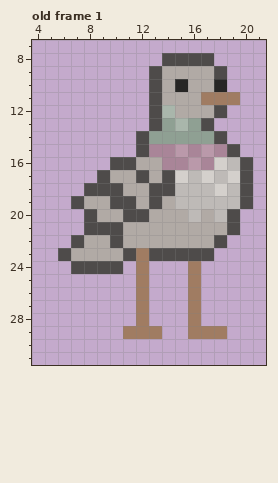
Pixel-art file, stored at assets/sprite_pigeon.aseprite. The picture above was drawn from the file before the commit.
32x32 pixels, 1 frame. Shown: old frame 1: x 4..21, y 7..31. The commit also changed other frames, which this record leaves out.
Now the later version:
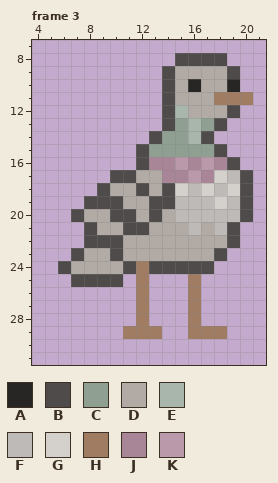
Palette (. is transparent): A #272625  B #4e4b4a  C #8fa093  D #b1aaa5  E #a9b6ab  F #bebab7  G #d4d0cc  H #a07c62  J #a98598  K #ba99aa
A new or re-ordered frame is compared with the old frame closest to it.
What changed:
frames 1 -> 4
Changed rows in their new state; - is an unchanged pixel.
Frame 3 is new; against old frame 1:
first column x 6:
 8 --------.---B--
 9 -------.B---DB-
10 -------.BDA-DA-
11 -------.B--D--H
12 -------.BE--DB-
13 -------.BCECB--
14 ------.B--EB.--
15 -------CCCCCB.-
16 ----..BJ-KJKJB.
17 ---.BBD-JJKJGF-
18 --.-D-BD-G-GFG-
19 -.BB-D--B---G--
20 -BD-B-DB-F-F-FB
21 ---DDBB---F-F--
22 -.BB--------DB-
23 .B--BDDDDDDDB--
24 BDDDDB-BBBBB---
25 -BBBB----------
Pixel boxes of the changes (left, top, right, bottom) in both pictures:
changed: (58, 53, 253, 287)
